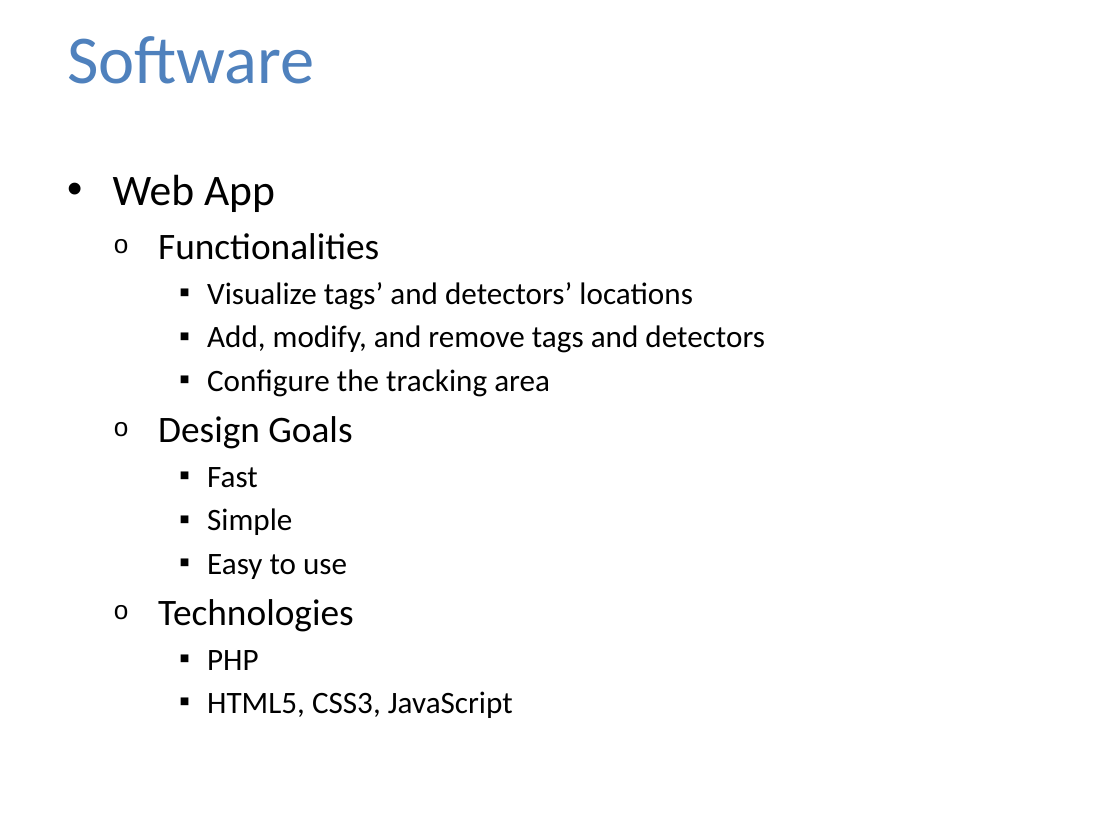
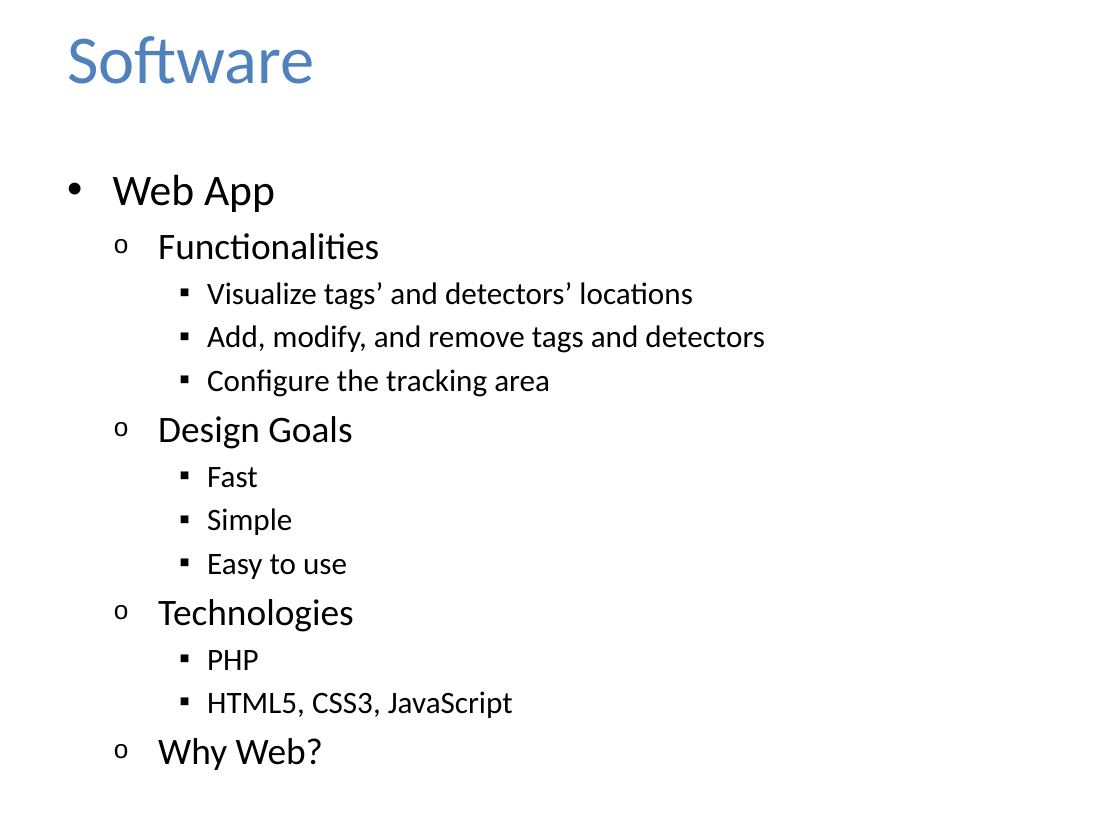
Before and after one commit to jolleekin/tiu-tracking, a slide deck: slide 16 of Docs/TIU_Tracking_Presentation_v1.pptx. Drawn at 1120x840 pixels with LibreOffice and Linux fonts; fonts in the diff are those of the drawing; background and template pictures are left out. Boxes give left, top, right and bottom in pixels: in the first picture for what was removed or moved away, otherwise in the second. Text is boxed around its words. In the diff, an @@ line names an element or a change of style, - is before the commit and + after.

```diff
--- a/Docs/TIU_Tracking_Presentation_v1.pptx
+++ b/Docs/TIU_Tracking_Presentation_v1.pptx
@@ text at (x1=158, y1=738, x2=323, y2=770): paragraph added @@
+  o Why Web?
```
Also in this commit, not shown: 2 other slides changed, 1 slide added.
